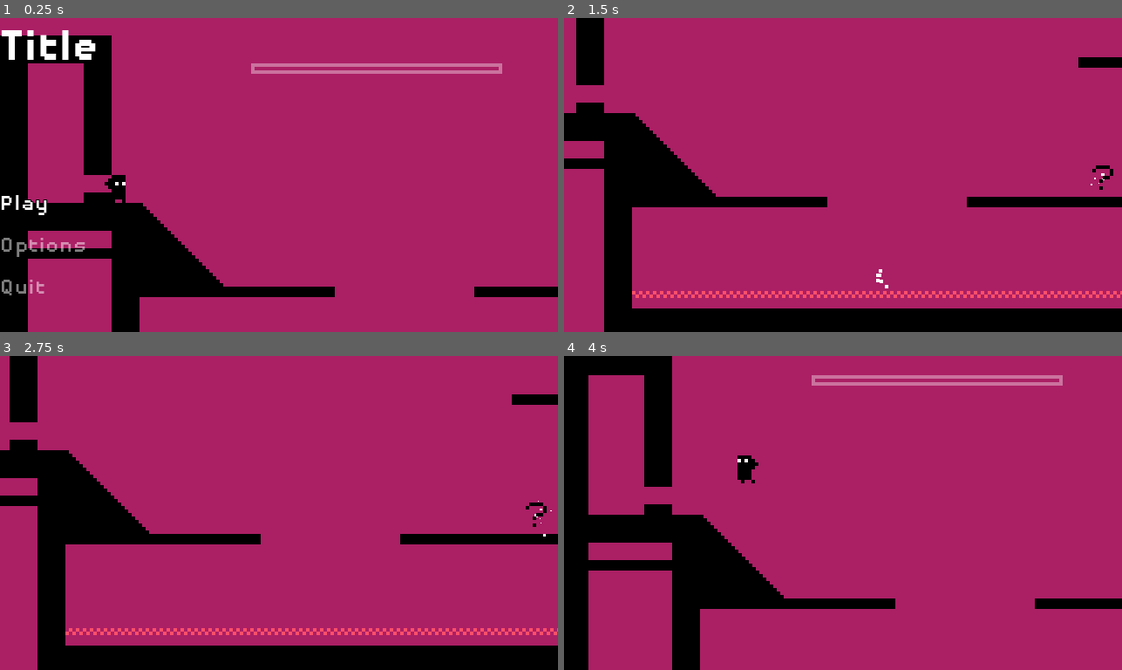
Above: before the commit, frames 1-4 (two rows, left to right).
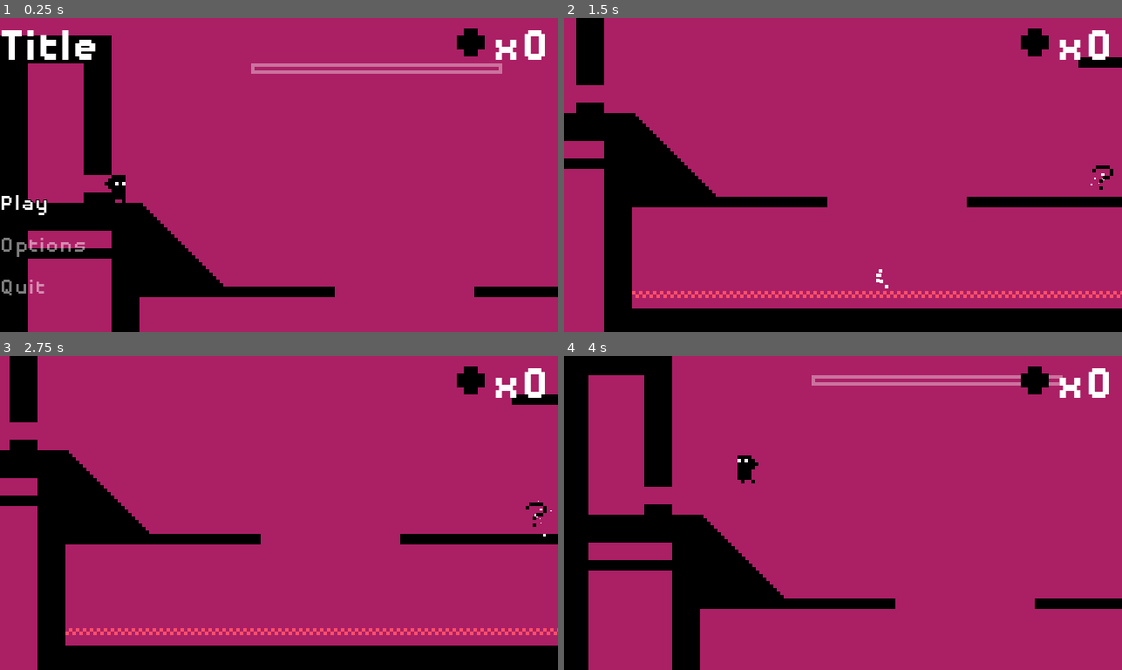
Above: after the commit, the same moments.

Repository: justindeogrades/godotminivania
Game: Godot game, scene res://scene_manager.tscn
Two runs of this game, one before a commit and one after it. Both use one fixed random seed, a clock stepped at 60 frames per second and the inputs below.
Inputs (mouse positions are in pixels of both pictures, inside the frame that each line leads up to):
- Up to frame 1 (0.25 s): no input
- Up to frame 2 (1.5 s): tap Enter (ui_accept) at 0.5 s; move the mouse to (965, 159) at 0.52 s; hold D (right) 0.53-1.28 s; tap Shift (dash) at 0.6, 1.35 s; click (965, 159) at 0.67 s; tap Space (jump) at 0.77 s; move the mouse to (731, 190) at 1.27 s; hold S (down) from 1.28 s (still down)
- Up to frame 3 (2.75 s): tap Space (jump) at 1.52 s; tap Enter (ui_accept) at 2 s; move the mouse to (334, 443) at 2.02 s; release S (down) at 2.03 s; hold D (right) from 2.03 s (still down); tap Shift (dash) at 2.1 s
- Up to frame 4 (4 s): move the mouse to (815, 575) at 2.77 s; release D (right) at 2.78 s; hold W (up) 2.78-3.53 s; tap Shift (dash) at 2.85, 3.6 s; click (815, 575) at 2.92 s; tap Space (jump) at 3.02, 3.77 s; move the mouse to (1010, 560) at 3.52 s; hold A (left) from 3.53 s (still down)

The runs differ from the first frame. In frame 1, 0.8% of the frame differs, in the area x 81-98%, y 3-14%; in frame 2, 0.8%; in frame 3, 0.8%; in frame 4, 0.8%.

Commit message:
Added a gui element to the player

Diff:
--- a/Characters/Player.gd
+++ b/Characters/Player.gd
@@ -17,7 +17,7 @@
 @onready var camera : Camera2D = $Camera2D;
 @onready var default_hitbox : CollisionShape2D = $DefaultHitbox;
 @onready var dash_hitbox : CollisionShape2D = $DashHitbox;
-@onready var ability_tooltip : Label = $AbilityTooltip;
+@onready var gui : CanvasLayer = $Gui
 @onready var tooltip_timer : Timer = $TooltipTimer;
 
 var double_jump_velocity = jump_velocity * 0.66
@@ -45,12 +45,17 @@
 var last_pos_on_floor = Vector2(0, 0);
 var floor_pos_update_frame = 0;
 
+@onready var ability_tooltip = get_node("Gui").get_node("AbilityTooltip");
+@onready var orb_count = get_node("Gui").get_node("OrbCount");
+
 func _ready():
 	camera.position_smoothing_enabled = false;
 	direction.x = Global.warp_dir;
 	update_animation();
 
 func _physics_process(delta):
+
+	orb_count.text = "x" + str(Global.orbs_collected);
 
 	# Add the gravity.
 	if not is_on_floor():
@@ -251,7 +256,7 @@
 
 
 func _on_timer_timeout():
-	#player_control = true;
+	player_control = true;
 	camera.position_smoothing_enabled = true;
 
 
--- a/Characters/Player.tscn
+++ b/Characters/Player.tscn
@@ -1,9 +1,11 @@
-[gd_scene load_steps=36 format=3 uid="uid://bmrxvp84pylld"]
+[gd_scene load_steps=39 format=3 uid="uid://bmrxvp84pylld"]
 
 [ext_resource type="Texture2D" uid="uid://c4qr2aycapvsd" path="res://Sprites/pete sheet.png" id="1_q87dr"]
 [ext_resource type="Script" path="res://Characters/Player.gd" id="1_s8srl"]
 [ext_resource type="Texture2D" uid="uid://kcpqjqdpton2" path="res://Sprites/shoes sheet.png" id="3_plovu"]
 [ext_resource type="FontFile" uid="uid://bjtqxsp1mkeqg" path="res://Fonts/disposabledroid-bb.regular.ttf" id="4_f1jkd"]
+[ext_resource type="FontFile" uid="uid://ephbiex5al8b" path="res://Fonts/disposabledroid-bb.bold.ttf" id="5_j1tga"]
+[ext_resource type="Texture2D" uid="uid://chs5v8ro6m35f" path="res://Sprites/orb.png" id="6_wigh0"]
 
 [sub_resource type="RectangleShape2D" id="RectangleShape2D_bfnl8"]
 size = Vector2(4, 8)
@@ -259,6 +261,9 @@
 line_spacing = 1.0
 font = ExtResource("4_f1jkd")
 font_size = 6
+
+[sub_resource type="LabelSettings" id="LabelSettings_s8usa"]
+font = ExtResource("5_j1tga")
 
 [node name="CharacterBody2D" type="CharacterBody2D"]
 slide_on_ceiling = false
@@ -321,20 +326,34 @@
 one_shot = true
 autostart = true
 
-[node name="AbilityTooltip" type="Label" parent="."]
+[node name="TooltipTimer" type="Timer" parent="."]
+wait_time = 4.0
+one_shot = true
+
+[node name="Gui" type="CanvasLayer" parent="."]
+
+[node name="AbilityTooltip" type="Label" parent="Gui"]
 visible = false
-offset_left = -14.0
-offset_top = -26.0
-offset_right = 14.0
+offset_top = 76.0
+offset_right = 160.0
+offset_bottom = 90.0
 text = "Test"
 label_settings = SubResource("LabelSettings_fdwht")
 horizontal_alignment = 1
-vertical_alignment = 1
 autowrap_mode = 2
 
-[node name="TooltipTimer" type="Timer" parent="."]
-wait_time = 4.0
-one_shot = true
+[node name="OrbCount" type="Label" parent="Gui"]
+offset_left = 120.0
+offset_right = 158.0
+offset_bottom = 23.0
+text = "x0"
+label_settings = SubResource("LabelSettings_s8usa")
+horizontal_alignment = 2
+
+[node name="Sprite2D" type="Sprite2D" parent="Gui/OrbCount"]
+position = Vector2(39, 31)
+scale = Vector2(2, 2)
+texture = ExtResource("6_wigh0")
 
 [connection signal="area_entered" from="RoomDetector" to="." method="_on_room_detector_area_entered"]
 [connection signal="timeout" from="Timer" to="." method="_on_timer_timeout"]
--- a/global.gd
+++ b/global.gd
@@ -6,7 +6,7 @@
 	GHOST
 }
 
-var warp_pos = Vector2.ZERO;
+var warp_pos = Vector2(0,0);
 var warp_scene_path = " ";
 var warp_dir = 0;
 var main_menu_created = false;
